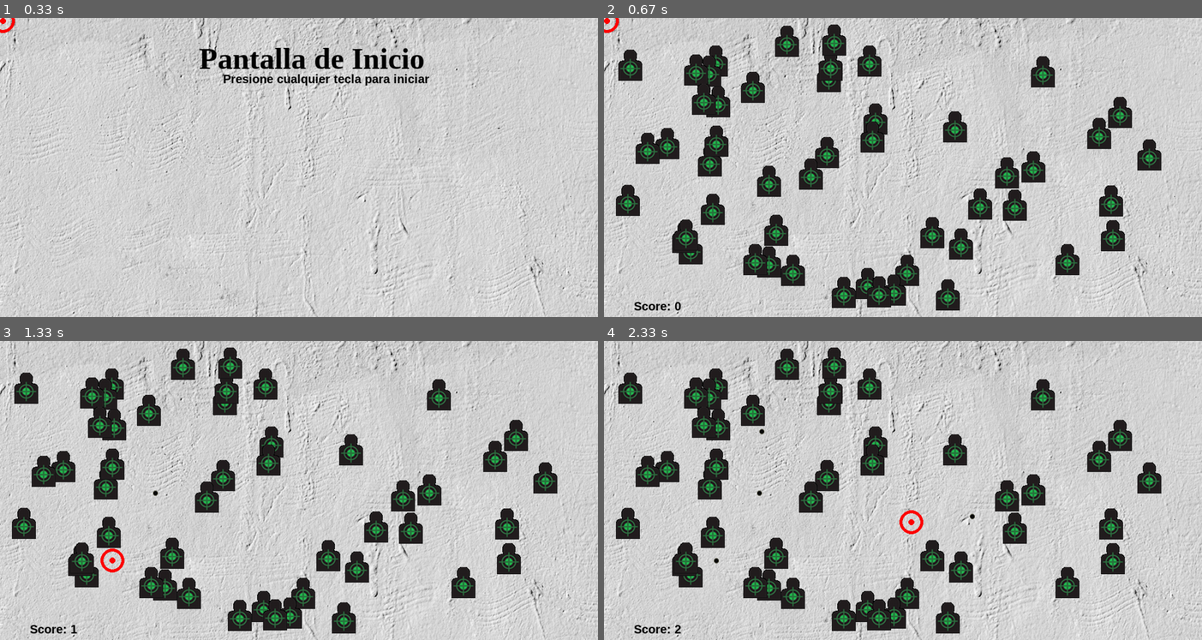
Above: before the commit, frames 1-4 (two rows, left to right).
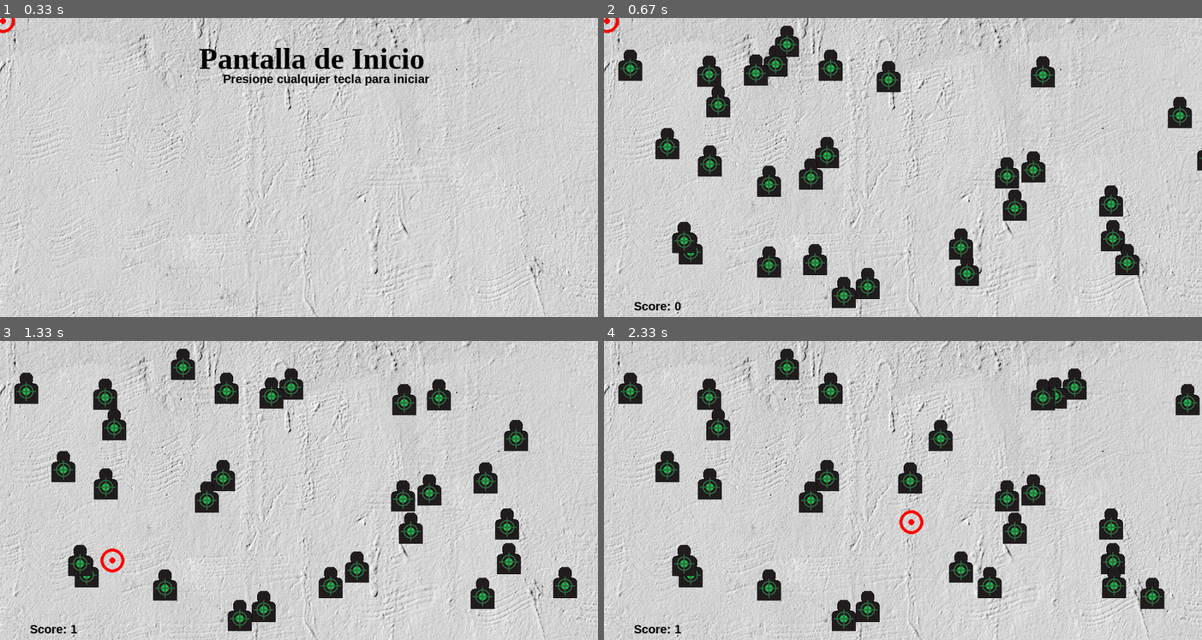
Above: after the commit, the same moments.

Repository: PerrottaJulian/Pygame-AimLab
Game: pygame game, started from main.py
Same seed, same stepped clock (60 frames per second), same inputs: the game is played once before the commit and once after it.
Inputs (mouse positions are in pixels of both pictures, inside the frame that each line leads up to):
- Up to frame 1 (0.33 s): no input
- Up to frame 2 (0.67 s): tap Enter at 0.33 s
- Up to frame 3 (1.33 s): click (155, 493) at 0.72 s; click (113, 559) at 1.05 s
- Up to frame 4 (2.33 s): click (974, 514) at 1.38 s; click (759, 430) at 1.72 s; click (908, 520) at 2.05 s

Frame 1 is identical in both runs. In frame 2, 11% of the frame differs, in the area x 2-100%, y 2-98%; in frame 3, 10%; in frame 4, 11%.

Commit message:
30/11/23 (2)

Diff:
--- a/aimlab.py
+++ b/aimlab.py
@@ -49,11 +49,22 @@
 
 #Sprites
 class Target(pygame.sprite.Sprite):
-    def __init__(self):
+    def __init__(self, type = 1):
         super().__init__()
         self.image = pygame.image.load("sprites_and_sounds/target2.png").convert()
         self.image.set_colorkey(full_black)
         self.rect = self.image.get_rect()
+
+        self.speed = 5
+        self.type = type
+
+    def update(self):
+        if self.type == 1:
+            self.rect.x += self.speed
+
+            if self.rect.x >= SCREEN_LENGHT-10 or self.rect.x < 0:
+                self.speed *= -1
+
 
 class Shot(pygame.sprite.Sprite):
     def __init__(self):
@@ -65,7 +76,8 @@
 #Funciones
 def generateTargets(game, amount):
     for i in range(amount):
-        target = Target()
+        type = random.randint(1,4)
+        target = Target(type)
         target.rect.x = random.randint(10, SCREEN_LENGHT - 50)
         target.rect.y = random.randint(10, SCREEN_HIGH - 50)
 
@@ -89,15 +101,21 @@
         self.start = True
         self.setTime()
 
+        #*extra de timepo global
+        self.global_time = 0
+        self.shot_time = 0
+
         #listas
         self.target_list = pygame.sprite.Group() #? Proposito: Detectar colisiones
         self.shot_list = pygame.sprite.Group()
         self.all_sprites_list = pygame.sprite.Group() #? Proposito: Dibujar los sprites
 
     def setTime(self):
-        self.time = 2000
+        self.time = 1000
+
     def passTime(self):
         self.time -= 1
+
 
     #!Funciones pricipales de juego
     def events(self):
@@ -113,13 +131,17 @@
                 self.all_sprites_list.add(shot)
                 gunshot.play()
 
+                #*extra de tiempo cuando disparo
+                self.shot_time = pygame.time.get_ticks()
+
+
             if event.type == pygame.KEYDOWN:
                 if self.start:
                     self.start = False
                     self.shot_list.empty()
                     self.all_sprites_list.empty()
 
-                    generateTargets(self, 50) #? primera vez que genera los objetivos, luego de tocar cualquier tecla en la pantalla de inicio
+                    generateTargets(self, 30) #? primera vez que genera los objetivos, luego de tocar cualquier tecla en la pantalla de inicio
 
         return False
 
@@ -127,7 +149,6 @@
         self.mouse_pos = pygame.mouse.get_pos()
 
         #fondo de pantalla
-        #*screen.fill(blue)
         screen.blit(background, [0,0])
 
         if self.start:
@@ -144,15 +165,21 @@
         pygame.display.update()
 
     def gameLogic(self):
-        #*self.all_sprites_list.update()
+        self.all_sprites_list.update()
+        for shot in self.shot_list:
+            if self.global_time - self.shot_time > 20:
+                self.shot_list.remove(shot)
+                self.all_sprites_list.remove(shot)
+
         if not self.start:
             self.passTime() #? Pasar el tiempo
-            print(self.time)
+            #print(self.time)
             for shot in self.shot_list:
                 target_hitlist = pygame.sprite.spritecollide(shot, self.target_list, True)
+
+
                 for hit in target_hitlist:
                     self.score += 1
-                    #*print(self.score)
                     clang.play()
 
             if len(self.target_list) == 0:
@@ -161,7 +188,7 @@
                 self.all_sprites_list.empty()
 
                 self.setTime()
-                generateTargets(self, 50)
+                generateTargets(self, 35)
 
 
             if self.time == 0:
@@ -172,14 +199,20 @@
 #Funcion principal
 def main():
     pygame.init()
+
     done = False
     mygame = Game()
     while not done:
         done = mygame.events()
 
+        #*extra de tiempo global
+        timer = pygame.time.get_ticks()
+        mygame.global_time = timer
+
         mygame.gameLogic()
         mygame.screenUpdate()
 
+        print(f"Time: {mygame.global_time} ShotTime: {mygame.shot_time}")
 
         clock.tick(60)
 
